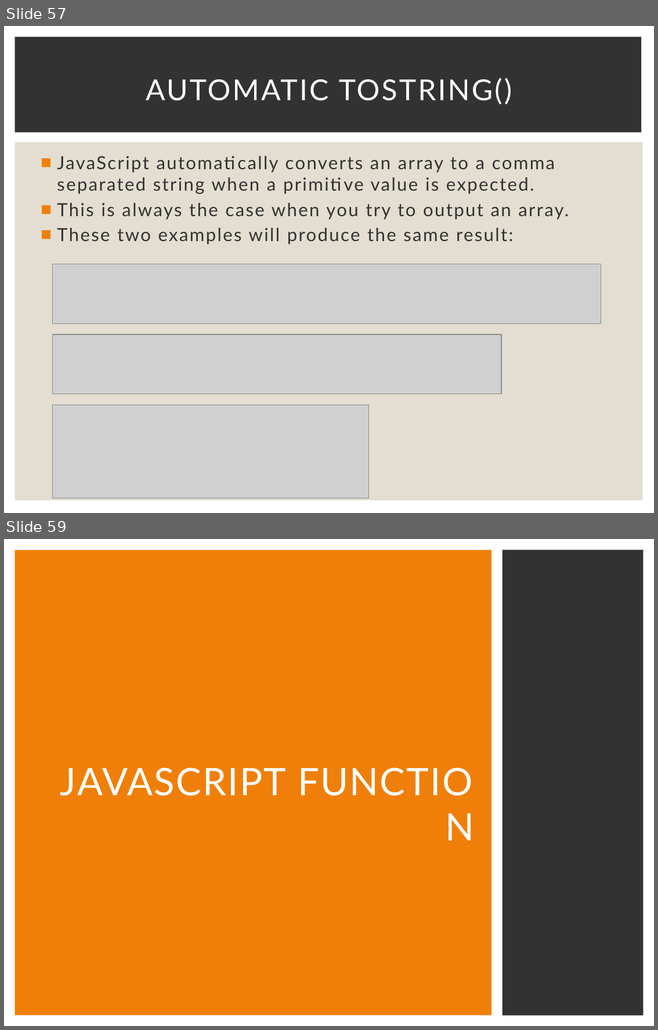
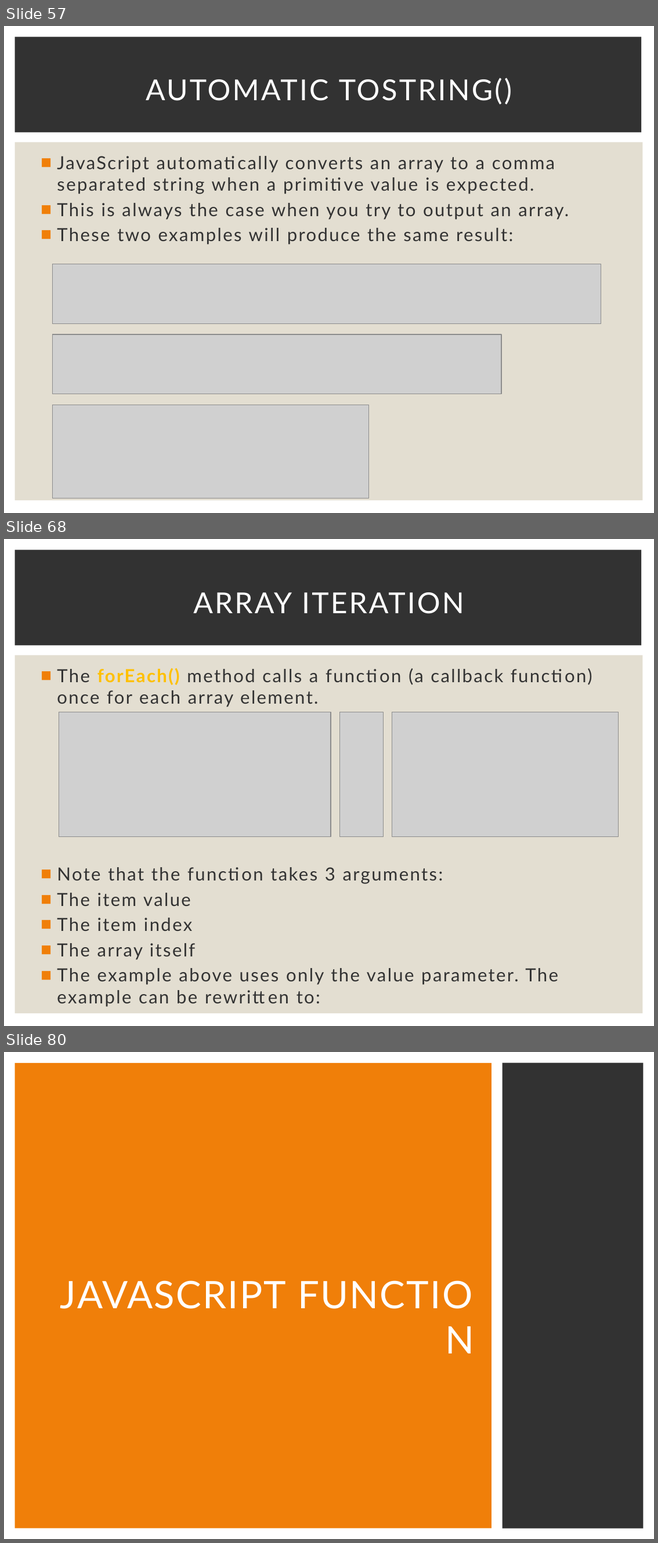
Before and after one commit to Karamihova/Fundamentals-JS, a slide deck: Programming Prep.pptx. Shown one above the other, each under a label of ours: slides 57 and 59 before the commit, slides 57, 68 and 80 after it; the slides between them are not shown. The pictures are 658x1030 and 658x1543 pixels, drawn with LibreOffice and Linux fonts; fonts in the diff are those of the drawing; grey boxes stand for pictures. Boxes give left, top, right and bottom in pixels: in the first picture for what was removed or moved away, otherwise in the second. Text is boxed around its words. In the diff, an @@ line names an element or a change of style, - is before the commit and + after.

```diff
--- a/Programming Prep.pptx
+++ b/Programming Prep.pptx
@@ slide 68 added at <box>4,539,654,1026</box>, background #FFFFFF; not listed: 2 template elements that a slide beside it also shows @@
@@ title added at <box>193,592,464,614</box>, 32 pt, text #FFFFFF @@
+ARRAY ITERATION
@@ text added at <box>57,668,558,1006</box>, 20 pt, text #323232 @@
+■ The forEach() method calls a function (a callback function) once for each array element.
+■ Note that the function takes 3 arguments:
+■ The item value
+■ The item index
+■ The array itself
+■ The example above uses only the value parameter. The example can be rewritten to:
@@ picture added at <box>59,712,331,837</box> @@
@@ picture added at <box>340,712,383,837</box> @@
@@ picture added at <box>392,712,618,837</box> @@
@@ what was slide 59 is now slide 80 @@
```
Also in this commit, not shown: 1 slide changed, 20 other slides added.
